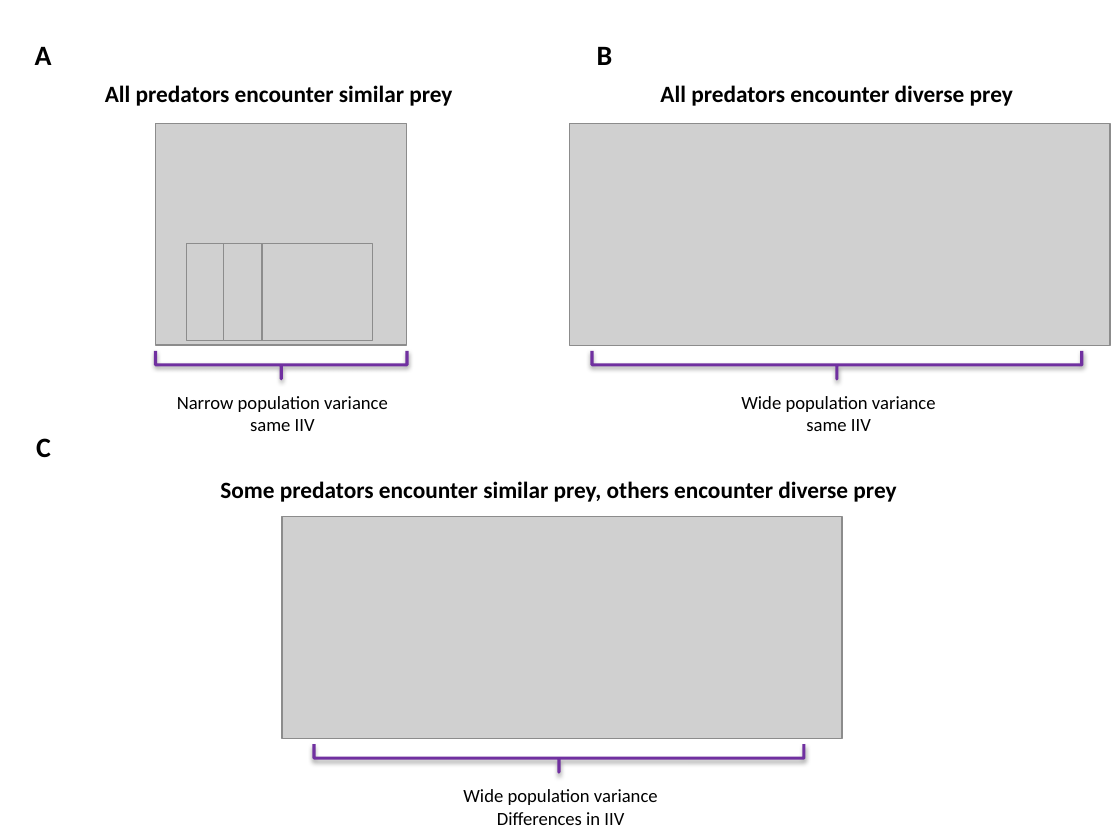
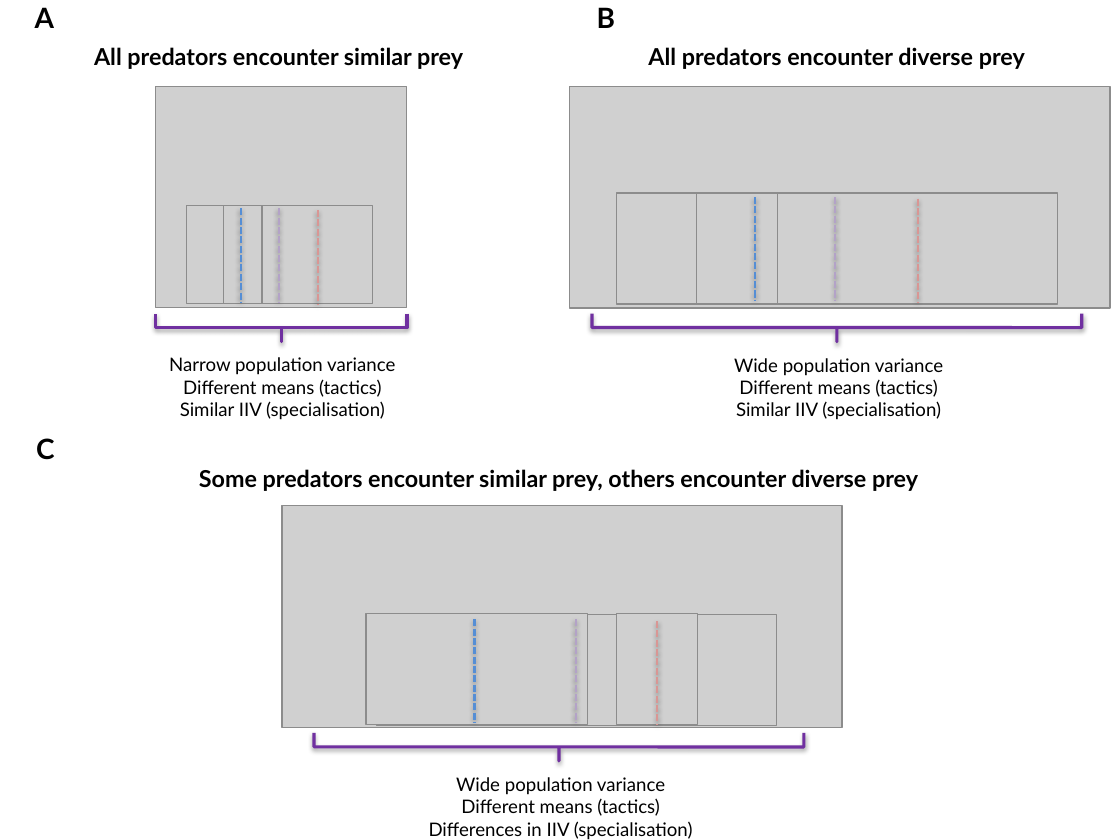
Before and after one commit to quantitative-ecologist/experience-hunting-tactics, a slide deck: slide 1 of outputs/04_outputs_figures/figure1-raw.pptx. Drawn at 1120x840 pixels with LibreOffice and Linux fonts; fonts in the diff are those of the drawing; grey boxes stand for pictures. Boxes give left, top, right and bottom in pixels: in the first picture for what was removed or moved away, otherwise in the second. Text is boxed around its words. In the diff, an @@ line names an element or a change of style, - is before the commit and + after.

```diff
--- a/outputs/04_outputs_figures/figure1-raw.pptx
+++ b/outputs/04_outputs_figures/figure1-raw.pptx
@@ font Calibri to Lato in 6 elements at [36, 438, 55, 460], [199, 469, 918, 491], [35, 7, 54, 28], [597, 7, 615, 28], [648, 47, 1025, 69], [94, 47, 463, 69] @@
@@ text "All predators encounter similar prey": place and size @@
-text "All predators encounter similar prey" at [105, 85, 452, 106]
+text "All predators encounter similar prey" at [94, 47, 463, 69]
@@ right brace: place and size @@
-right brace at [156, 351, 407, 379]
+right brace at [156, 313, 407, 341]
@@ 5 pictures, 3 texts, 1 right brace: place and size @@
-5 pictures, 3 texts, 1 right brace at [35, 47, 1110, 379]
+5 pictures, 3 texts, 1 right brace at [35, 7, 1110, 342]
@@ text "Narrow population variance": place and size @@
-text "Narrow population variance" at [177, 396, 388, 431]
+text "Narrow population variance" at [169, 357, 395, 420]
@@ text at [169, 357, 395, 375]: font Calibri to Lato in "Narrow population variance" @@
@@ text "Wide population variance": place and size @@
-text "Wide population variance" at [741, 396, 936, 431]
+text "Wide population variance" at [734, 358, 943, 420]
@@ text at [734, 358, 943, 376]: font Calibri to Lato in "Wide population variance" @@
@@ text at [180, 379, 385, 420]: text changed; font Calibri to Lato @@
-same IIV
+Different means (tactics)
+Similar IIV (specialisation)
@@ text at [736, 379, 941, 420]: text changed; font Calibri to Lato @@
-same IIV
+Different means (tactics)
+Similar IIV (specialisation)
@@ group added at [241, 193, 1057, 725]: 9 lines, 5 pictures @@
@@ 2 pictures, 1 text, 1 right brace: place and size @@
-2 pictures, 1 text, 1 right brace at [220, 481, 896, 772]
+2 pictures, 1 text, 1 right brace at [199, 469, 918, 760]
@@ text "Wide population variance": place and size @@
-text "Wide population variance" at [463, 789, 658, 825]
+text "Wide population variance" at [429, 777, 693, 840]
@@ text at [456, 777, 665, 795]: font Calibri to Lato in "Wide population variance" @@
@@ text at [429, 798, 693, 840]: text changed; font Calibri to Lato @@
-Differences in IIV
+Different means (tactics)
+Differences in IIV (specialisation)
```
Also in this commit, not shown: 1 other file.
